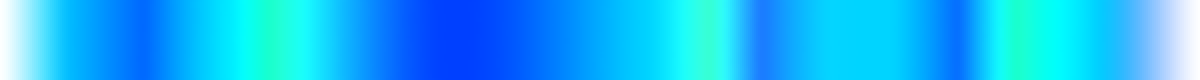
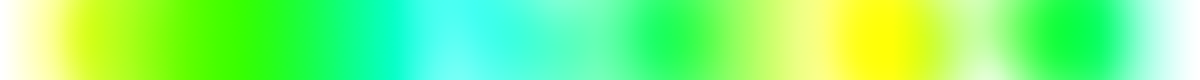
The second 1200 x 80 image is a revision of the first. Changes to its layers:
hid "bluecyan" over [0, 0, 1198, 80]
added layer "yellowgreen" above "bluegreen" over [2, 0, 1198, 80]
